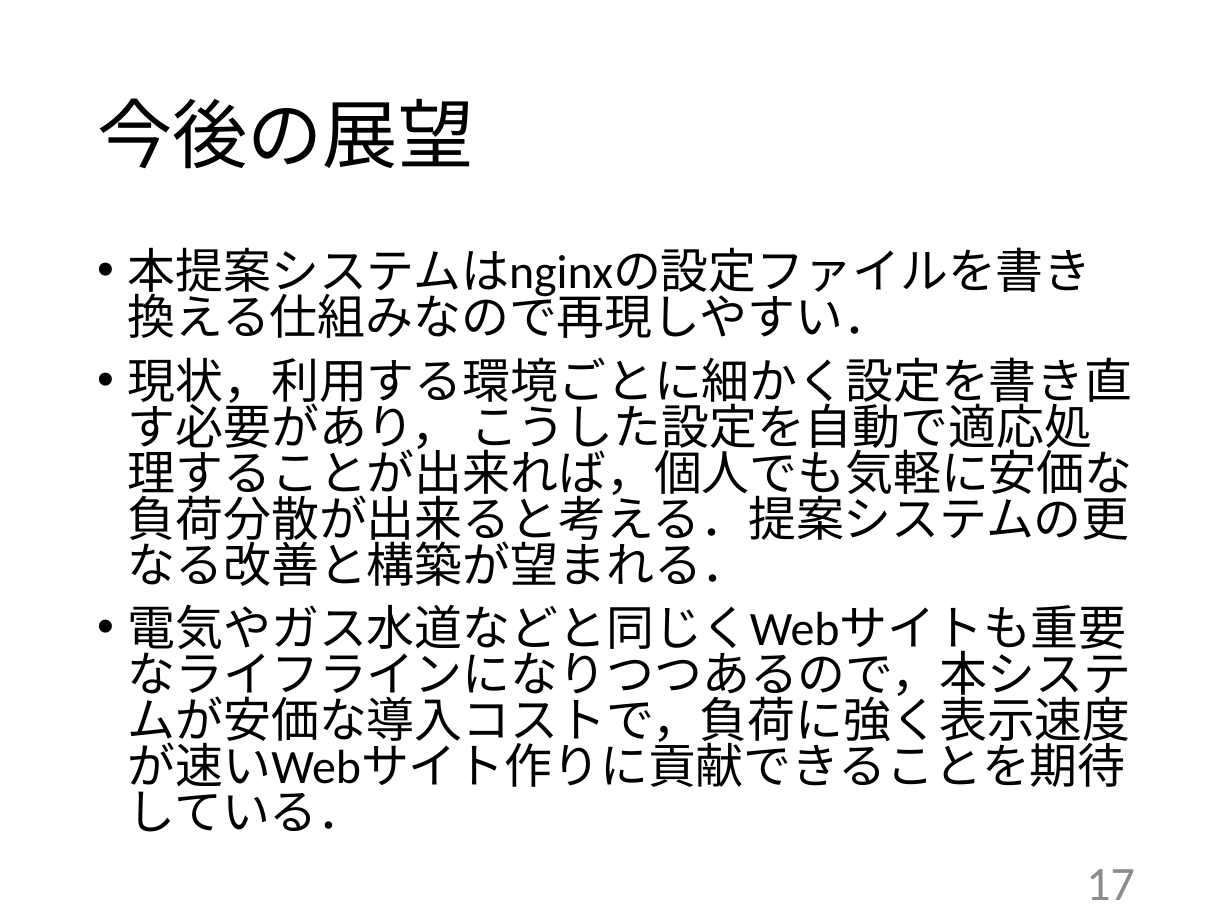
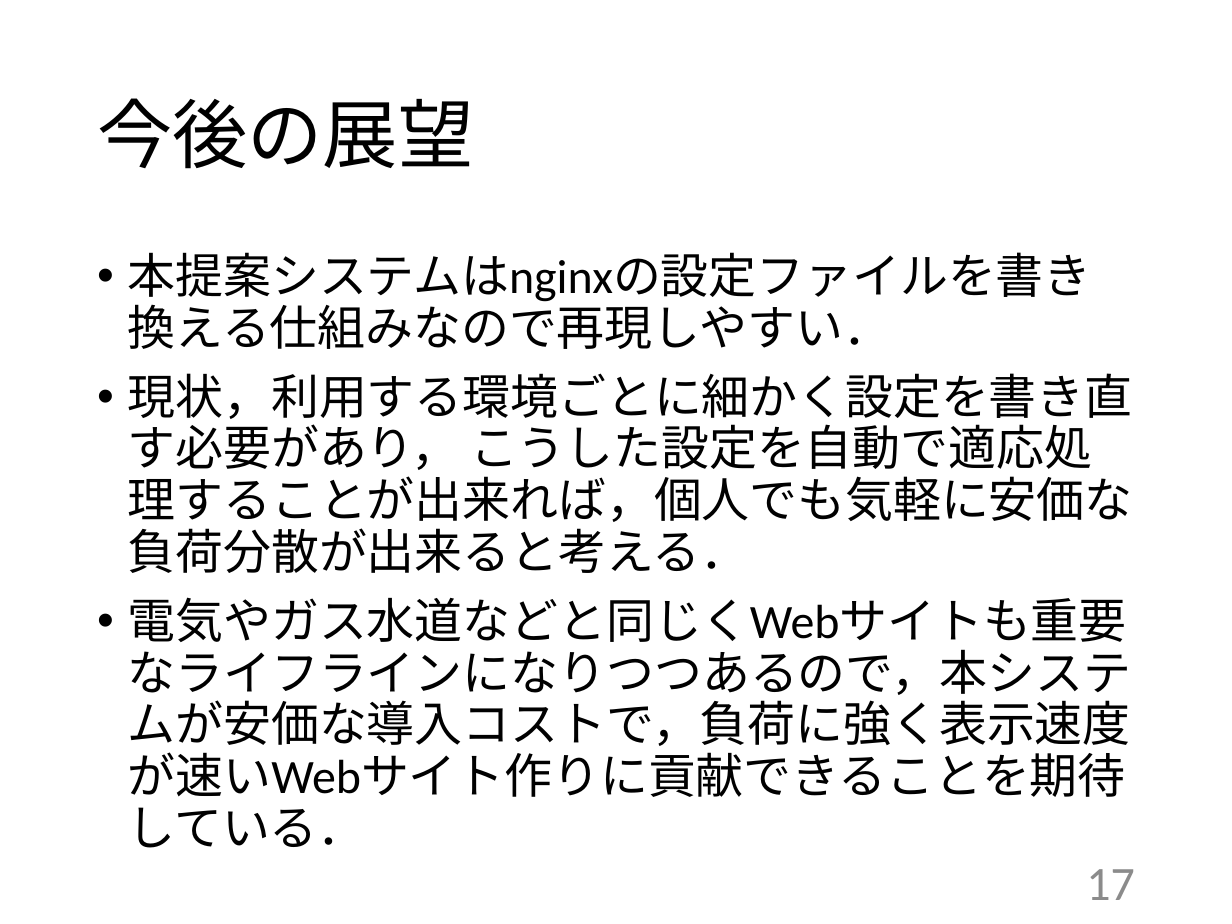
Before and after one commit to kait-takanolab/1821086_matsuo_thesis, a slide deck: slide 17 of 発表用/1821086_卒業研究発表会(盛り込み) .pptx. Drawn at 1232x924 pixels with LibreOffice and Linux fonts; fonts in the diff are those of the drawing. Boxes give left, top, right and bottom in pixels: in the first picture for what was removed or moved away, otherwise in the second. Text is boxed around its words. In the diff, an @@ line names an element or a change of style, - is before the commit and + after.

```diff
--- a/発表用/1821086_卒業研究発表会(盛り込み) .pptx
+++ b/発表用/1821086_卒業研究発表会(盛り込み) .pptx
@@ text at (128, 252, 1131, 797): line spacing 0.8 to 0.9 @@
@@ text at (128, 373, 1133, 573): text changed @@
-• 現状，利用する環境ごとに細かく設定を書き直す必要があり， こうした設定を自動で適応処理することが出来れば，個人でも気軽に安価な負荷分散が出来ると考える．提案システムの更なる改善と構築が望まれる．
+• 現状，利用する環境ごとに細かく設定を書き直す必要があり， こうした設定を自動で適応処理することが出来れば，個人でも気軽に安価な負荷分散が出来ると考える．
```
Also in this commit, not shown: 1 other slide changed, 3 other files.
